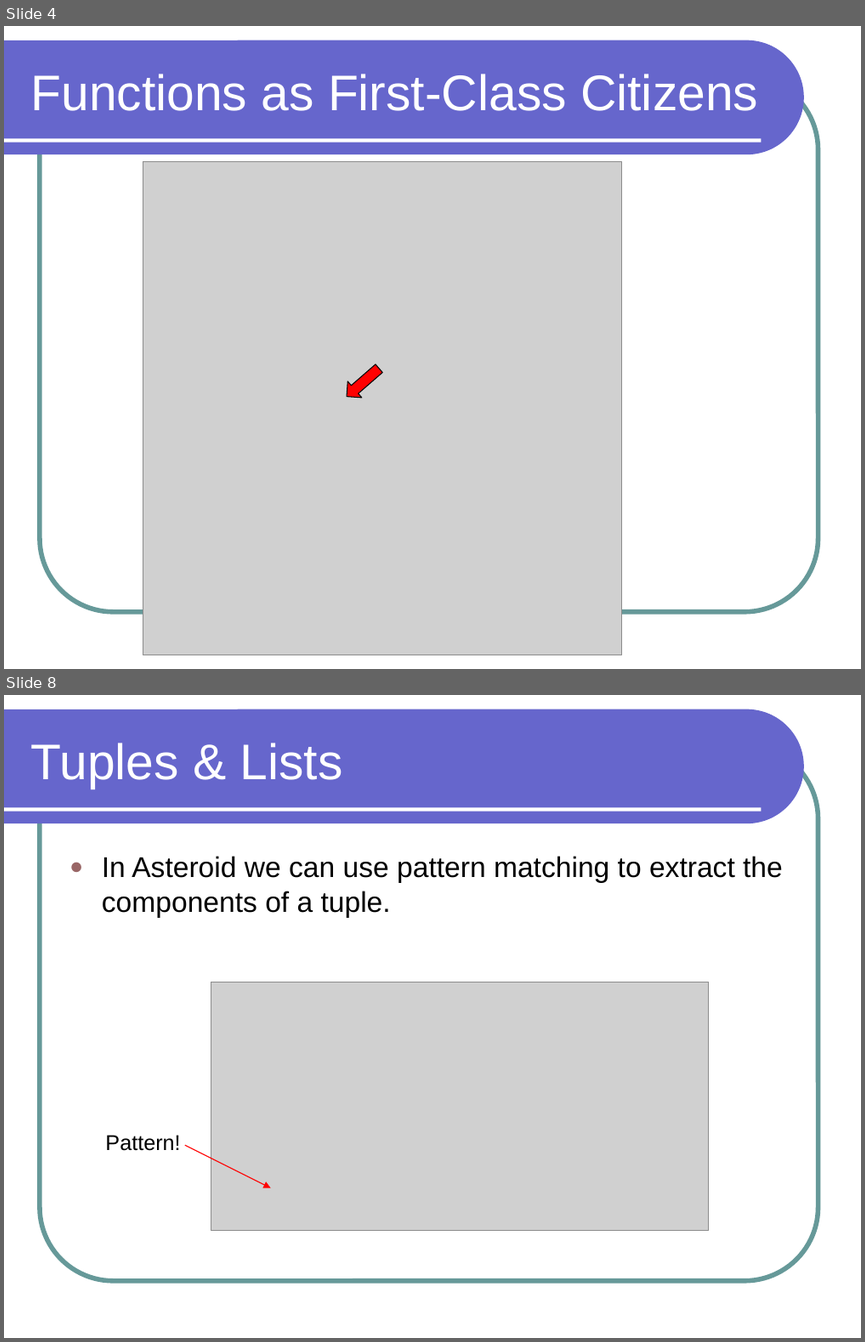
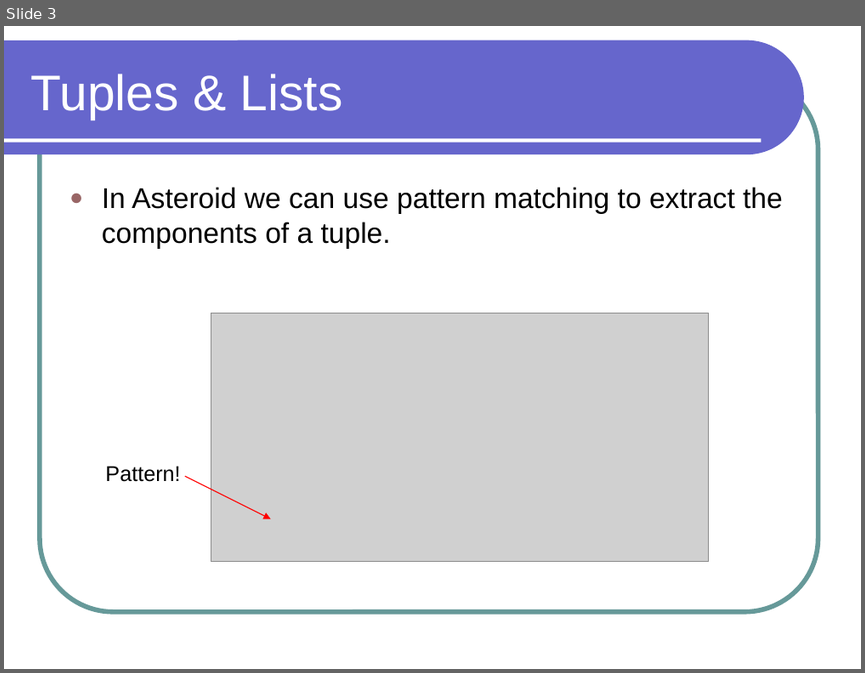
Before and after one commit to lutzhamel/CSC301, a slide deck: notes/csc301-ln013.ppt. Shown one above the other, each under a label of ours: slides 4 and 8 before the commit, slide 3 after it; the slides between them are not shown. The pictures are 865x1342 and 865x673 pixels, drawn with LibreOffice and Linux fonts; fonts in the diff are those of the drawing; grey boxes stand for pictures. Boxes give left, top, right and bottom in pixels: in the first picture for what was removed or moved away, otherwise in the second. Text is boxed around its words. In the diff, an @@ line names an element or a change of style, - is before the commit and + after.

```diff
--- a/notes/csc301-ln013.ppt
+++ b/notes/csc301-ln013.ppt
@@ slide 4 removed at [4,26,861,669], background #FFFFFF; not listed: 3 template elements that a slide beside it also shows @@
@@ title removed at [31,74,758,111] @@
-Functions as First-Class Citizens
@@ picture removed at [143,161,621,654] @@
@@ left arrow removed at [340,360,386,404] @@
@@ what was slide 8 is now slide 3 @@
```
Also in this commit, not shown: 2 slides changed, 4 other slides removed, 20 other files.
